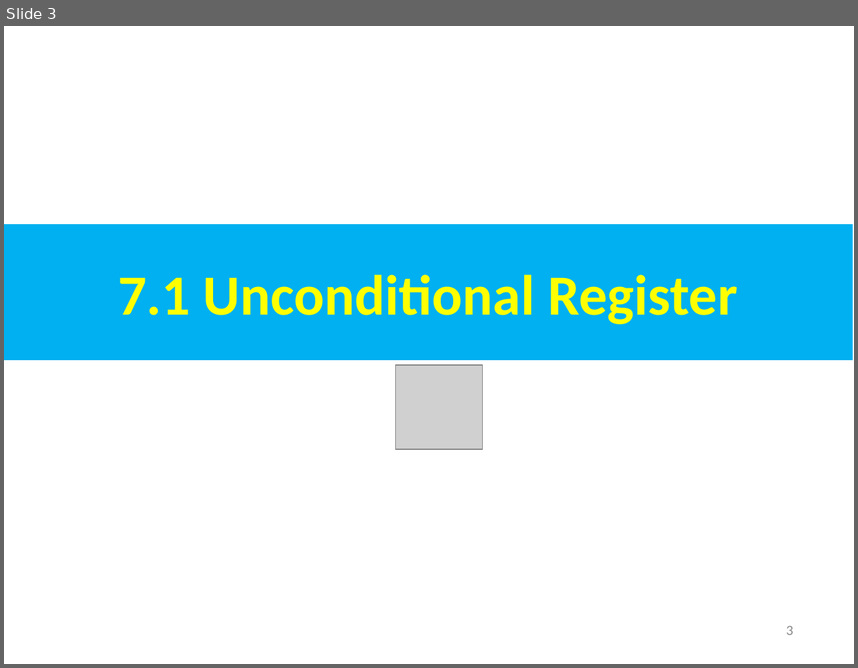
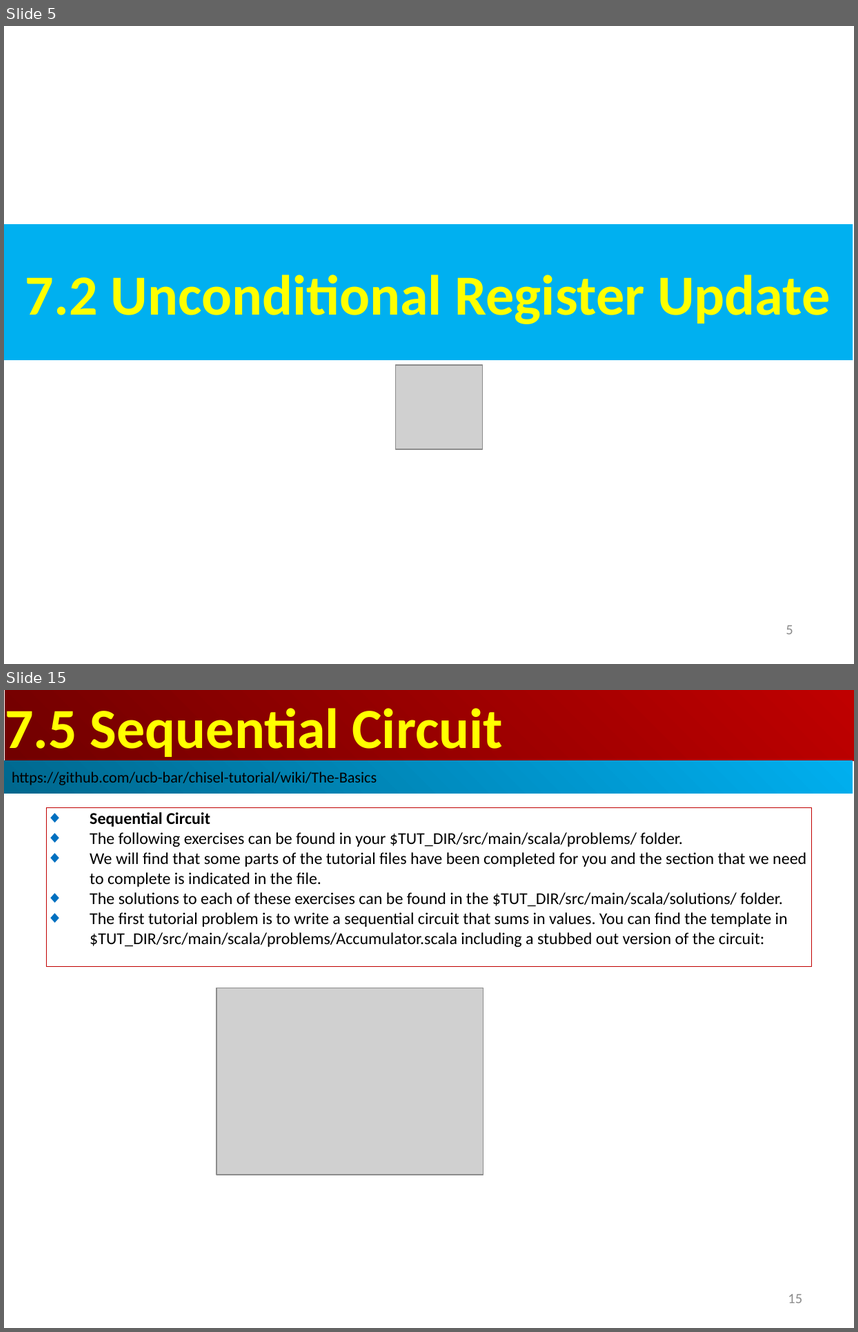
Before and after one commit to peterhchen/AIU_CS800_Chisel, a slide deck: 700_Dev_Guide/007_Register/000_Video/007_Register.ppt. Shown one above the other, each under a label of ours: slide 3 before the commit, slides 5 and 15 after it; the slides between them are not shown. The pictures are 858x668 and 858x1332 pixels, drawn with LibreOffice and Linux fonts; fonts in the diff are those of the drawing; grey boxes stand for pictures. Boxes give left, top, right and bottom in pixels: in the first picture for what was removed or moved away, otherwise in the second. Text is boxed around its words. In the diff, an @@ line names an element or a change of style, - is before the commit and + after.

```diff
--- a/700_Dev_Guide/007_Register/000_Video/007_Register.ppt
+++ b/700_Dev_Guide/007_Register/000_Video/007_Register.ppt
@@ slide 15 added at (x1=4, y1=690, x2=854, y2=1328), background #FFFFFF @@
@@ rectangle added at (x1=5, y1=690, x2=854, y2=760), fill gradient #BF0000 to #710000, 48 pt, text #FFFF00, bold @@
+7.5 Sequential Circuit
@@ rectangle added at (x1=4, y1=760, x2=853, y2=793), fill gradient #00AFEF to #00688E, 13 pt, text #000000 @@
+https://github.com/ucb-bar/chisel-tutorial/wiki/The-Basics
@@ rectangle added at (x1=47, y1=807, x2=811, y2=966), outline #C00000 0.74 pt, 14 pt, text #000000 @@
+◆ Sequential Circuit
+◆ The following exercises can be found in your $TUT_DIR/src/main/scala/problems/ folder.
+◆ We will find that some parts of the tutorial files have been completed for you and the section that we need to complete is indicated in the file.
+◆ The solutions to each of these exercises can be found in the $TUT_DIR/src/main/scala/solutions/ folder.
+◆ The first tutorial problem is to write a sequential circuit that sums in values. You can find the template in $TUT_DIR/src/main/scala/problems/Accumulator.scala including a stubbed out version of the circuit:
@@ picture added at (x1=217, y1=987, x2=484, y2=1174) @@
@@ page number added at (x1=788, y1=1294, x2=802, y2=1303), 12 pt, text #8B8B8B @@
+15
@@ what was slide 3 is now slide 5 @@
@@ slide 5 changed as well @@
@@ text in rectangle at (x1=25, y1=274, x2=830, y2=324): text changed @@
-7.1 Unconditional Register
+7.2 Unconditional Register Update
@@ page number at (x1=786, y1=625, x2=793, y2=634): text changed @@
-3
+5
```
Also in this commit, not shown: 1 other slide changed, 12 other slides added.
